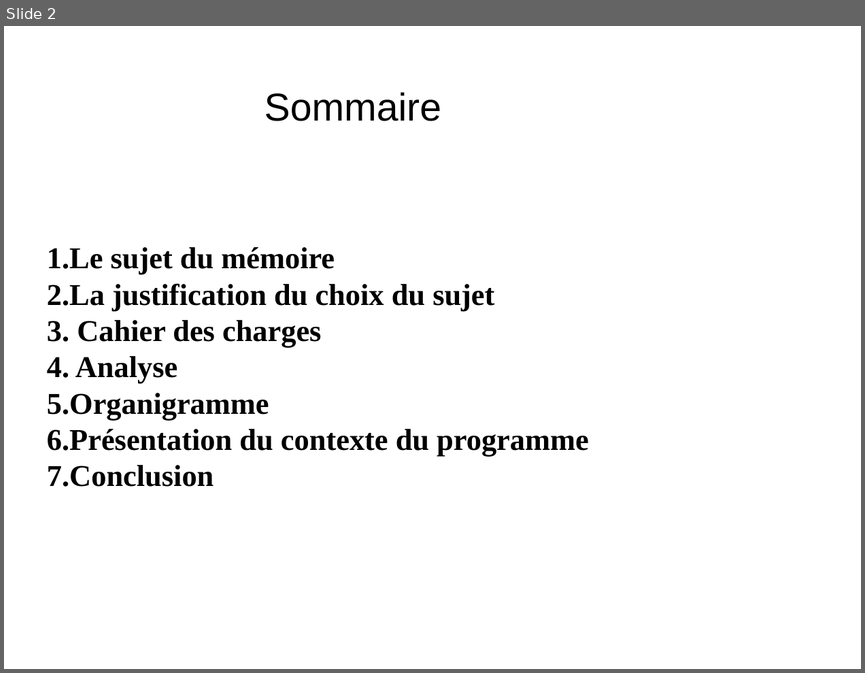
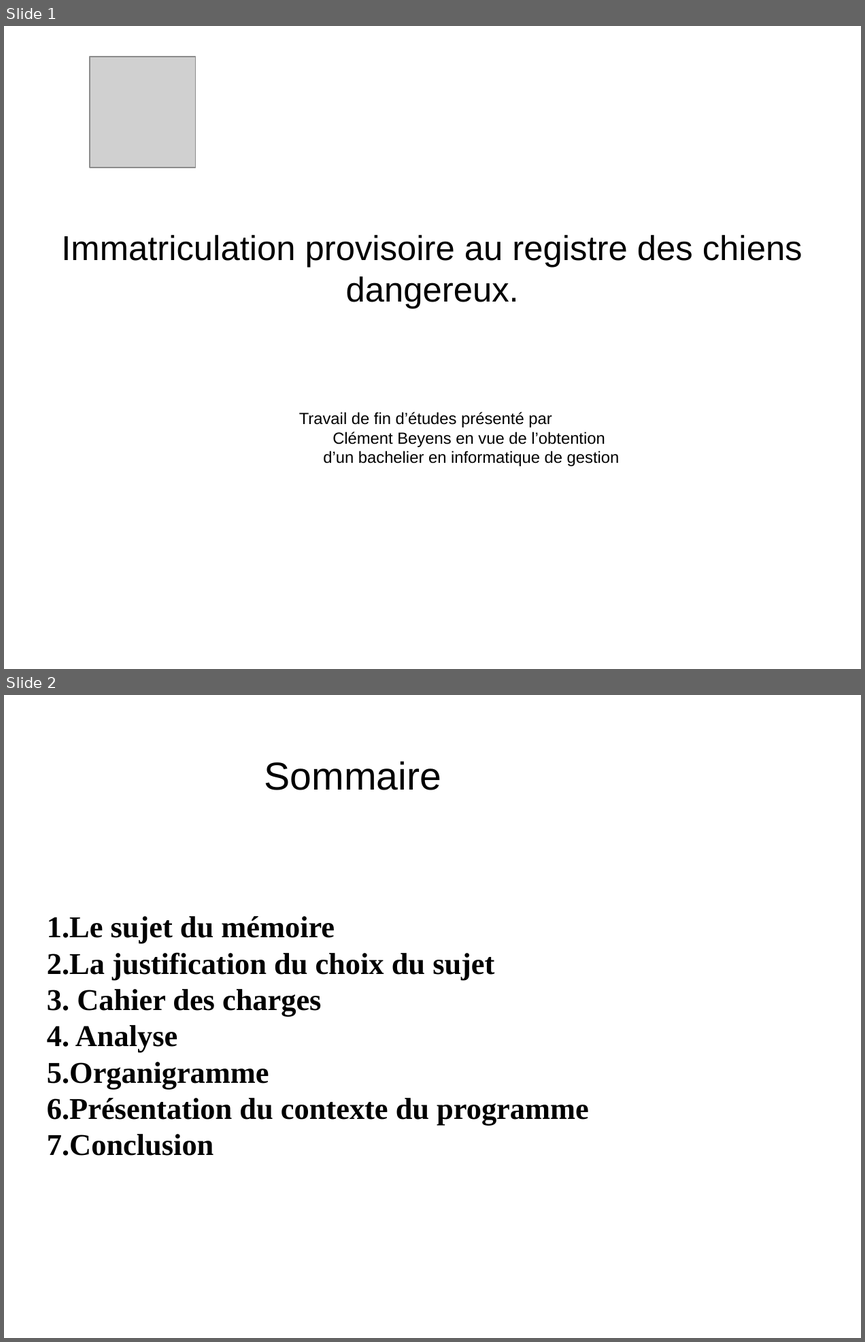
Before and after one commit to Beyensc/Dogs, a slide deck: Docs/tfe.odp. Shown one above the other, each under a label of ours: slide 2 before the commit, slides 1 and 2 after it. The pictures are 865x673 and 865x1342 pixels, drawn with LibreOffice and Linux fonts; fonts in the diff are those of the drawing; grey boxes stand for pictures; background and template pictures are left out. Boxes give left, top, right and bottom in pixels: in the first picture for what was removed or moved away, otherwise in the second. Text is boxed around its words. In the diff, an @@ line names an element or a change of style, - is before the commit and + after.

```diff
--- a/Docs/tfe.odp
+++ b/Docs/tfe.odp
@@ slide 1 added at box(4, 26, 861, 669), background picture (left out) @@
@@ picture added at box(90, 57, 195, 167) @@
@@ subtitle added at box(61, 235, 802, 466), 15 pt, text #000000 @@
+Immatriculation provisoire au registre des chiens dangereux.
+Travail de fin d’études présenté par
+Clément Beyens en vue de l’obtention
+d’un bachelier en informatique de gestion
```
Also in this commit, not shown: 8 other slides added, 1 slide removed, 17 other files.
